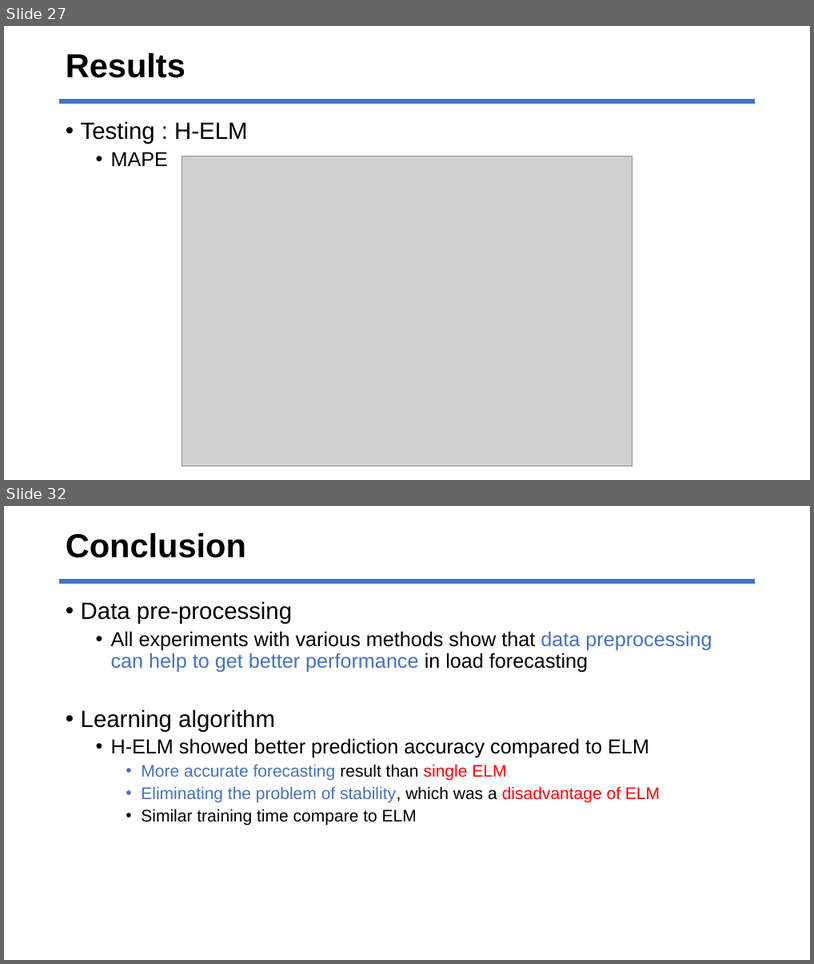
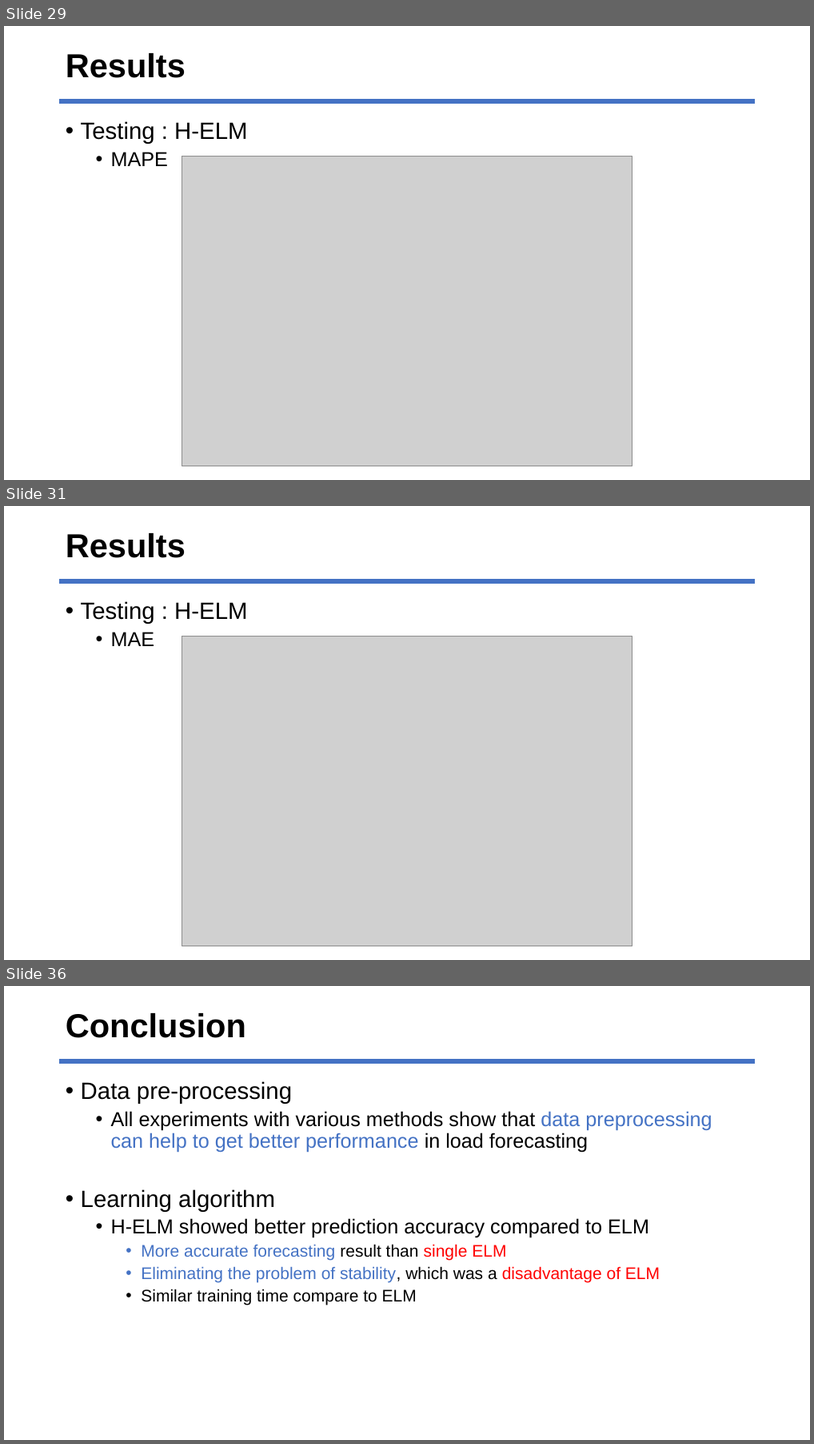
Before and after one commit to jhyun0919/STLF_of_Australian_NEM_by_H-ELM, a slide deck: ppt_slides/prepare_ELM2017_26MAY2017.pptx. Shown one above the other, each under a label of ours: slides 27 and 32 before the commit, slides 29, 31 and 36 after it; the slides between them are not shown. The pictures are 814x964 and 814x1444 pixels, drawn with LibreOffice and Linux fonts; fonts in the diff are those of the drawing; grey boxes stand for pictures. Boxes give left, top, right and bottom in pixels: in the first picture for what was removed or moved away, otherwise in the second. Text is boxed around its words. In the diff, an @@ line names an element or a change of style, - is before the commit and + after.

```diff
--- a/ppt_slides/prepare_ELM2017_26MAY2017.pptx
+++ b/ppt_slides/prepare_ELM2017_26MAY2017.pptx
@@ slide 31 added at (4,506,810,960), background #FFFFFF @@
@@ title added at (66,533,186,558), 39.6 pt, text #000000, bold @@
+Results
@@ line added from (60, 581) to (755, 581), #4472C4 6.13 pt @@
@@ text added at (81,601,247,646), 28 pt, text #000000 @@
+• Testing : H-ELM
+  • MAE
@@ picture added at (182,636,632,946) @@
@@ what was slide 27 is now slide 29 @@
@@ what was slide 32 is now slide 36 @@
```
Also in this commit, not shown: 6 slides changed, 3 other slides added.
